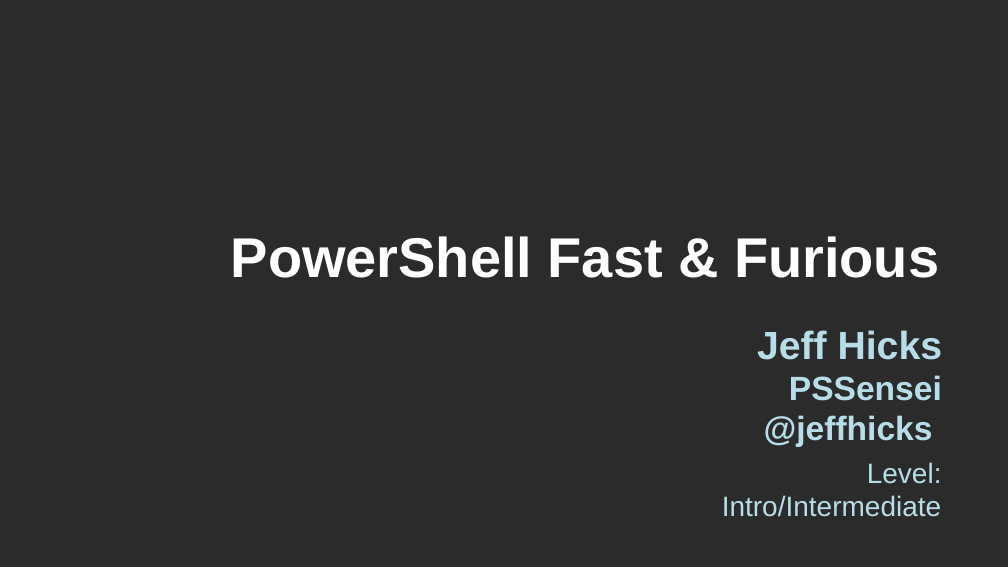
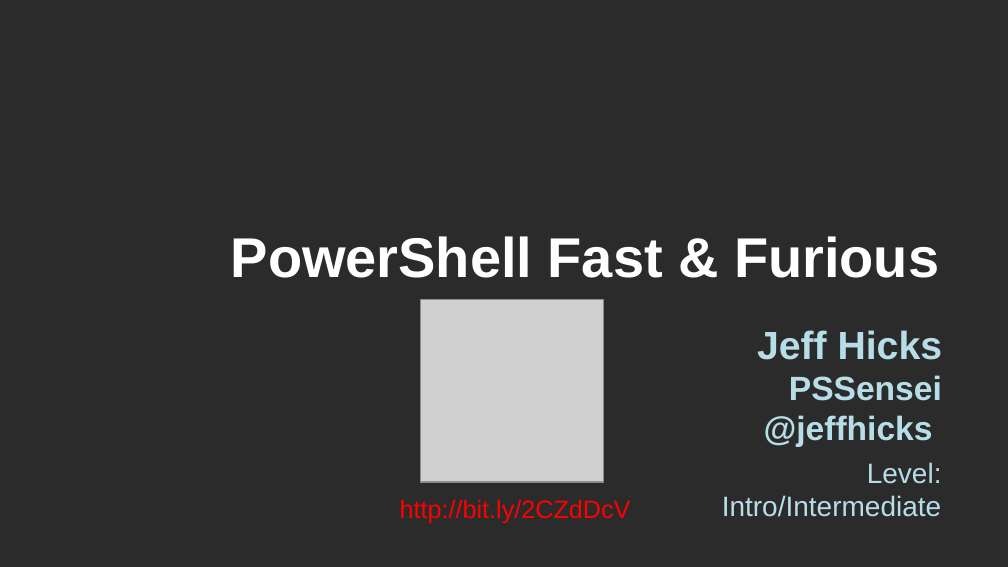
Before and after one commit to jdhitsolutions/powershell-fast-and-furious, a slide deck: slide 1 of hicks-psfast.pptx. Drawn at 1008x567 pixels with LibreOffice and Linux fonts; fonts in the diff are those of the drawing; grey boxes stand for pictures; background and template pictures are left out; a plain dark background stands for a picture behind light text. Boxes give left, top, right and bottom in pixels: in the first picture for what was removed or moved away, otherwise in the second. Text is boxed around its words. In the diff, an @@ line names an element or a change of style, - is before the commit and + after.

```diff
--- a/hicks-psfast.pptx
+++ b/hicks-psfast.pptx
@@ picture added at box(420, 299, 603, 482) @@
@@ text added at box(400, 499, 631, 523), 18 pt, text #FF0000 @@
+http://bit.ly/2CZdDcV
```
Also in this commit, not shown: 1 slide added, 2 other files.
